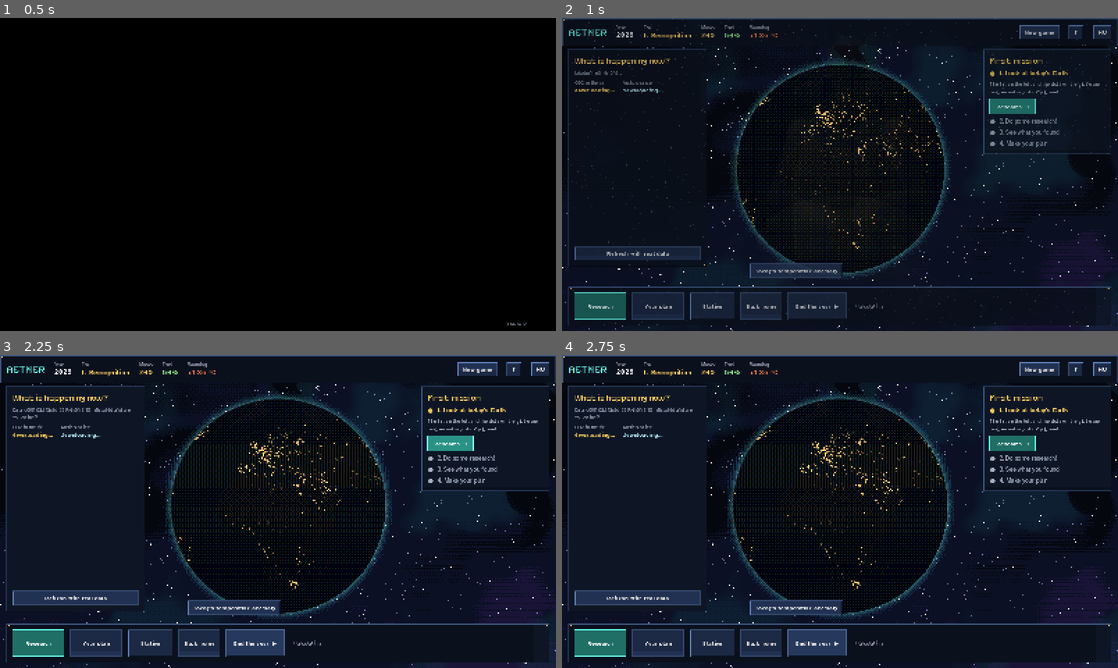
Above: before the commit, frames 1-4 (two rows, left to right).
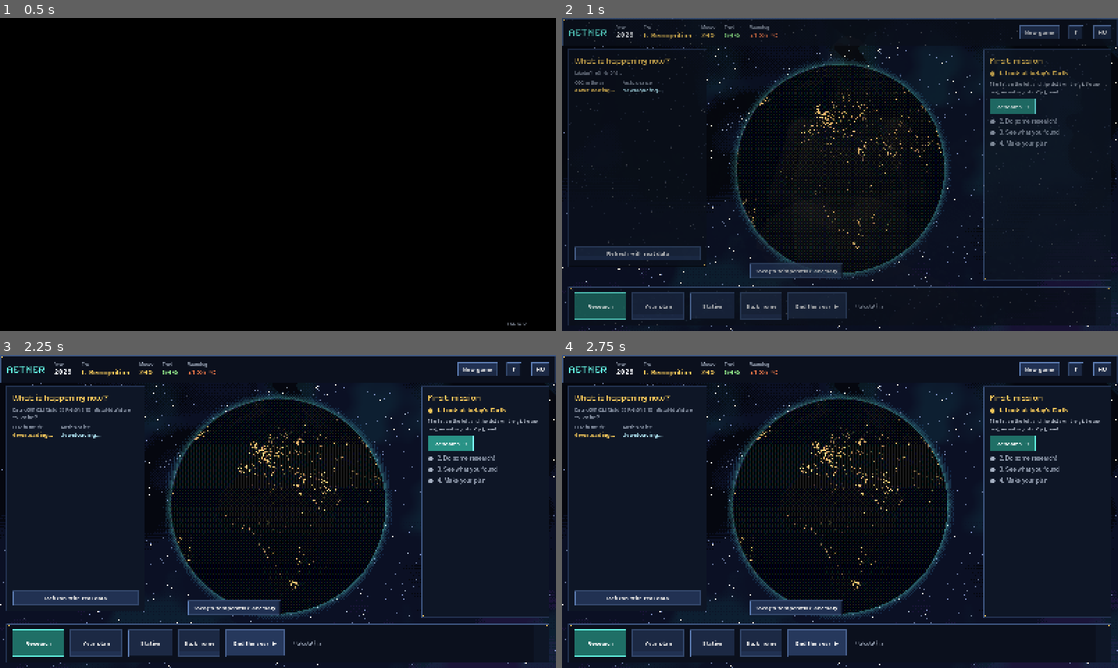
Above: after the commit, the same moments.

Repository: roadside/aether
Game: Godot game, scene res://scenes/main.tscn
Two runs of this game, one before a commit and one after it. Both use one fixed random seed, a clock stepped at 60 frames per second and the inputs below. Sound files missing from this copy of the repository are replaced by a short silence.
Inputs (mouse positions are in pixels of both pictures, inside the frame that each line leads up to):
- Up to frame 1 (0.5 s): no input
- Up to frame 2 (1 s): tap Enter at 0.5 s; drag from (840, 165) to (895, 105) at 0.52 s
- Up to frame 3 (2.25 s): click "Back home" at 1.25 s; click "End the year ▶" at 2 s
- Up to frame 4 (2.75 s): no input

Frame 1 is identical in both runs. In frame 2, 0.4% of the frame differs, in the area x 75-99%, y 25-84%; in frame 3, 0.4%; in frame 4, 0.4%.

Commit message:
Küldetések: 11 új, a játék állapotából számolt küldetés korszakonként (szénkeret, jég, Nálunk, metán, hőhullám, part, bizalom, vissza a csúcsról, napfény, átvett kutatás, nehezebb Föld); a lista korszak szerint nyílik és görgethető
Co-Authored-By: Claude Fable 5.2 <noreply@anthropic.com>
Claude-Session: https://claude.ai/code/session_01T6sPwaPiVjASr8DLyjC9bo

Diff:
--- a/AETHER_godot/scripts/campaign.gd
+++ b/AETHER_godot/scripts/campaign.gd
@@ -348,7 +348,7 @@
 		station[mod] = int(station[mod]) + 1
 		building = {}
 		note += " " + L.t("Elkészült: %s, %d. szint.") % [L.t(MODULES[mod]["nev"]), station[mod]]
-	history.append({"ev": year, "T": snappedf(measured_temp(year), 0.01)})
+	history.append({"ev": year, "T": snappedf(measured_temp(year), 0.01), "bizalom": trust})
 	save()
 	year_passed.emit(year, note)
 	check_era()
--- a/AETHER_godot/scripts/events.gd
+++ b/AETHER_godot/scripts/events.gd
@@ -102,6 +102,12 @@
 		for ev in events:
 			ids.append(ev["id"])
 		campaign.history[-1]["esemenyek"] = ids
+		var shields := {}       # a küldetésekhez: melyik eseményt mekkora védelemmel érte a játékos
+		for ev in events:
+			if ev.has("pajzs"):
+				shields[ev["id"]] = float(ev["pajzs"])
+		if not shields.is_empty():
+			campaign.history[-1]["pajzs"] = shields
 	if not events.is_empty():
 		campaign.save()
 		campaign.changed.emit()
--- a/AETHER_godot/scripts/i18n_2.gd
+++ b/AETHER_godot/scripts/i18n_2.gd
@@ -122,6 +122,40 @@
 	"Csak számokból áll": "Numbers only",
 	"Megosztom": "Share",
 	"Megosztva ✓": "Shared ✓",
+	"Nálunk →": "Back home →",
+	"Mennyi CO2 jut még?": "How much CO2 is left?",
+	"Kutasd ki, mennyi CO2-t bocsáthat még ki a világ 1,5 és 2 fokig.": "Research how much CO2 the world can still emit before 1.5 and 2 degrees.",
+	"A melegedés a kibocsátott CO2 teljes mennyiségétől függ: amit egyszer kiengedtünk, az ott marad.": "Warming depends on the total amount of CO2 emitted: what we release stays there.",
+	"Miért olvad a jég?": "Why is the ice melting?",
+	"Kutass ki egy témát a jégről vagy a tengerszintről.": "Research a topic on ice or sea level.",
+	"A jég lassan reagál: amit ma teszünk, az évszázadokig hat a tengerszintre.": "Ice reacts slowly: what we do today affects sea level for centuries.",
+	"Mit jelent ez nálunk?": "What does it mean here?",
+	"Nyisd meg a „Nálunk” ablakot: hány kánikulás nap lesz 2100-ban a terved szerint?": "Open “Back home”: how many hot days will there be in 2100 with your plan?",
+	"A globális fokok helyben napokban mérhetők: minden tized fok számít.": "Global degrees are counted in days locally: every tenth of a degree counts.",
+	"Gyors győzelem": "Quick win",
+	"Csökkentsd a metánt legalább 30%-kal 2030-ig.": "Cut methane by at least 30% by 2030.",
+	"A metán gyorsan hat: néhány évtized alatt lassítja a melegedést, de a CO2-t nem pótolja.": "Methane works fast: it slows warming within decades, but it does not replace cutting CO2.",
+	"Hőhullám a városban": "Heatwave in the city",
+	"Kutasd ki a városi fákat vagy a hőségriasztást, hogy a hőhullám kisebb kárt okozzon.": "Research city trees or heat warnings, so a heatwave does less damage.",
+	"A hőség ellen helyben is lehet védekezni, de a melegedést ez nem állítja meg.": "You can protect people from heat locally, but this does not stop warming.",
+	"Gát vagy mocsár?": "Dike or marsh?",
+	"Kutasd ki a gátakat és a parti vizes élőhelyeket, és védd meg a partot egy dagály idején.": "Research dikes and coastal wetlands, and protect the coast during a storm surge.",
+	"A gát gyorsan véd, de drága; a mocsár lassabban, de magától is nő a tengerrel. A legjobb a kettő együtt.": "A dike protects fast but is costly; a marsh is slower but grows with the sea. Best is both together.",
+	"Ki fizeti?": "Who pays?",
+	"Vezess be egy tervet úgy, hogy közben a bizalom ne essen 40% alá öt évig.": "Adopt a plan while keeping trust above 40% for five years.",
+	"A gyors változáshoz az emberek bizalma kell, és azt ellenőrzött tudással lehet megszerezni.": "Fast change needs people's trust, and you earn it with checked knowledge.",
+	"Vissza a csúcsról": "Back from the peak",
+	"Érd el, hogy 2100-ra a hőmérséklet alacsonyabb legyen, mint a csúcson volt.": "Make 2100 cooler than the peak.",
+	"A hőmérséklet akkor csökken, ha a metánt is visszafogjuk, és több CO2-t vonunk ki, mint amennyit kibocsátunk.": "The temperature falls when we also cut methane and remove more CO2 than we emit.",
+	"A kockázatos ötlet": "The risky idea",
+	"Kutasd ki, mit tudunk a napfény visszaveréséről, és miért nem lehet bevezetni a játékban.": "Research what we know about reflecting sunlight, and why it cannot be adopted in the game.",
+	"Elfedheti a melegedést, de ha abbahagyják, a hő hirtelen visszatér: a CO2 csökkentését nem pótolja.": "It can hide warming, but if it stops, the heat returns suddenly: it does not replace cutting CO2.",
+	"Ellenőrizd egy társad kutatását": "Check a friend's research",
+	"Vegyél át egy megosztott kutatást, és nézd meg, igazolódnak-e a számai.": "Import a shared study and see whether its numbers hold up.",
+	"A tudományban az számít, amit más is meg tud ismételni.": "In science, what counts is what others can repeat.",
+	"Nehezebb Föld": "A harder Earth",
+	"Tartsd 2100-ra 2 °C alatt egy érzékenyebb Földön. Hogy milyen a Földed, a játék végén derül ki.": "Keep 2100 below 2 °C on a more sensitive Earth. You find out what your Earth was like at the end of the game.",
+	"Nem tudjuk pontosan, mennyire érzékeny a Föld: ezért érdemes biztonsággal tervezni.": "We do not know exactly how sensitive the Earth is: that is why it is worth planning with a safety margin.",
 	"Beceneved (nem kötelező)": "Your nickname (optional)",
 	"Fájl készítése": "Make the file",
 	"Kész. Küldd el ezt a fájlt a barátodnak: ő a „Kutatás átvétele” gombbal olvassa be.": "Done. Send this file to your friend: they load it with the “Import research” button.",
--- a/AETHER_godot/scripts/main.gd
+++ b/AETHER_godot/scripts/main.gd
@@ -65,6 +65,7 @@
 var _world_note: Label
 var _refresh_btn: Button
 var _mission_box: VBoxContainer
+var _mission_scroll: ScrollContainer
 var _stats: Dictionary = {}   # név -> érték-címke
 var _info: Label
 var _info_link: LinkButton
@@ -124,6 +125,7 @@
 	campaign.load_game()
 	campaign.year_passed.connect(_on_year_passed)
 	campaign.changed.connect(_update_stats)
+	campaign.changed.connect(_journey_tick)
 	campaign.game_over.connect(_on_game_over)
 	campaign.era_reached.connect(_on_era_reached)
 
@@ -153,7 +155,7 @@
 	_plan.model_ready.connect(_on_model)
 	if bool(L.get_setting("bevezeto_kesz", false)):
 		mission_step = MISSION.size()
-		mission_idx = Missions.first_open()
+		mission_idx = Missions.first_open(campaign)
 		_plan.set_mission(Missions.LIST[mission_idx])
 		_render_mission()
 
@@ -469,7 +471,11 @@
 	_mission_title = UI.heading(L.t("Első küldetés"), 24)
 	v.add_child(_mission_title)
 	_mission_box = UI.vbox(8)
-	v.add_child(_mission_box)
+	_mission_box.size_flags_horizontal = Control.SIZE_EXPAND_FILL
+	_mission_scroll = ScrollContainer.new()     # sok küldetésnél a lista görgethető, nem lóg ki
+	_mission_scroll.horizontal_scroll_mode = ScrollContainer.SCROLL_MODE_DISABLED
+	_mission_scroll.add_child(_mission_box)
+	v.add_child(_mission_scroll)
 	_render_mission()
 
 
@@ -750,6 +756,7 @@
 
 
 func _open_nalunk() -> void:
+	L.set_setting("nalunk_latta", true)
 	var n = NalunkPanel.new()
 	n.bridge = bridge
 	n.campaign = campaign
@@ -771,8 +778,17 @@
 # ---------------------------------------------------------------------------
 # Küldetés
 # ---------------------------------------------------------------------------
+func _fit_missions() -> void:
+	if _mission_scroll == null:
+		return
+	for i in 2:      # a tördelt feliratok magassága csak elrendezés után ismert
+		_mission_scroll.custom_minimum_size.y = minf(590.0, _mission_box.get_combined_minimum_size().y)
+		await get_tree().process_frame
+
+
 func _render_mission() -> void:
 	UI.clear(_mission_box)
+	_fit_missions.call_deferred()
 	if mission_step >= MISSION.size():
 		_render_missions()
 		return
@@ -797,10 +813,14 @@
 func _render_missions() -> void:
 	_mission_title.text = L.t("Küldetések")
 	_render_daily()
+	for m2 in Missions.check_journey(campaign):     # az út küldetései: a játék állapotából
+		_toast("%s  %s" % [Missions.star_text(Missions.stars_of(m2["id"]), Missions.max_stars(m2)), L.t(m2["cim"])], UI.GOLD)
 	for i in Missions.LIST.size():
 		var m: Dictionary = Missions.LIST[i]
+		if not Missions.shown(m, campaign):
+			continue
 		var st := Missions.stars_of(m["id"])
-		var of := 1 if m["id"] == "alkalmazkodas" else 3
+		var of := Missions.max_stars(m)
 		var current := i == mission_idx
 		var b := Button.new()
 		b.flat = true
@@ -814,6 +834,19 @@
 		_mission_box.add_child(b)
 		if current:
 			_mission_box.add_child(UI.label(L.t(m["cel"]), 15, UI.TEXT))
+			if m.get("ut", false):
+				if st > 0:
+					_mission_box.add_child(UI.label(L.t(m["tanulsag"]), 15, UI.CYAN))
+				if st < of and not m.get("vegig", false):
+					var jump := str(m.get("ugras", "terv"))
+					if jump == "nalunk":
+						_mission_box.add_child(_go_button(L.t("Nálunk →"), _open_nalunk))
+					elif jump == "terv":
+						_mission_box.add_child(_go_button(L.t("A terved →"), _open_plan))
+					else:
+						var nid := Missions.next_topic(m, campaign)
+						_mission_box.add_child(_go_button(L.t("Kutatás →"), _open_research.bind(Knowledge.topic(nid)) if nid != "" else _open_research))
+				continue
 			if _mission_note != "":
 				_mission_box.add_child(UI.label(_mission_note, 15, UI.CYAN))
 			# az aszálytűrő kukoricához előbb kutatni kell; a többi küldetés a tervben dől el
@@ -874,6 +907,16 @@
 	tw.tween_property(c, "modulate", Color.WHITE, 0.7).set_trans(Tween.TRANS_SINE)
 
 
+## Ha a játék állapota szerint egy út-küldetésen új csillag járna, frissül a lista.
+func _journey_tick() -> void:
+	if mission_step < MISSION.size():
+		return
+	for m in Missions.LIST:
+		if m.get("ut", false) and not m.get("vegig", false) and Missions.journey_stars(m, campaign) > Missions.stars_of(m["id"]):
+			_render_mission()
+			return
+
+
 func _select_mission(i: int) -> void:
 	mission_idx = i
 	_mission_note = ""
@@ -891,7 +934,7 @@
 func _start_missions() -> void:
 	L.set_setting("bevezeto_kesz", true)
 	_mission_note = L.t("Első küldetés kész! Jöhet a következő.")
-	mission_idx = Missions.first_open()
+	mission_idx = Missions.first_open(campaign)
 	_plan.set_mission(Missions.LIST[mission_idx])
 	_render_mission()
 
@@ -1056,6 +1099,8 @@
 	if _dim != null:
 		_dim.queue_free()
 		_dim = null
+	if campaign != null and _mission_box != null:
+		_journey_tick()   # a „Nálunk” megnyitása vagy egy átvett kutatás is csillagot érhet
 
 
 ## A megnyitott ablak mögött elsötétített háttér: így az ablak jól kiemelkedik.
@@ -1290,7 +1335,7 @@
 		_mission_note = str(ev["szoveg"])
 		if int(ev["csillag"]) > 0:
 			Missions.save_stars(m["id"], int(ev["csillag"]))
-			_toast("%s  %s" % [Missions.star_text(int(ev["csillag"]), 1 if m["id"] == "alkalmazkodas" else 3), L.t(m["cim"])], UI.GOLD)
+			_toast("%s  %s" % [Missions.star_text(int(ev["csillag"]), Missions.max_stars(m)), L.t(m["cim"])], UI.GOLD)
 			_mission_note += "\n" + L.t(m["tanulsag"])
 		_render_mission()
 	elif mission_step < MISSION.size():
@@ -1457,6 +1502,7 @@
 		return
 	k = {"T2100": campaign.real_t2100(), "csucs": campaign.real_peak()}   # ami ezen a Földön tényleg történt
 	_last_result = campaign.record_result()
+	Missions.finale_check(campaign)
 	_show_info(L.t("2100: vége a játéknak. A Föld +%s °C-kal melegebb, a csúcs +%s °C volt. „Új játék”: próbáld meg jobban!") % [
 		UI.hu(float(k["T2100"]), 1), UI.hu(float(k["csucs"]), 1)], "")
 	_close_overlay()
@@ -1560,7 +1606,7 @@
 	var all := 0
 	for m in Missions.LIST:
 		got += Missions.stars_of(m["id"])
-		all += 1 if m["id"] == "alkalmazkodas" else 3
+		all += Missions.max_stars(m)
 	v.add_child(UI.label(L.t("Küldetések: %s  (%d/%d csillag)") % [Missions.star_text(got, all), got, all], 18, UI.GOLD, true))
 	var brow := UI.hbox(12)
 	brow.add_child(again)
@@ -1613,7 +1659,7 @@
 	campaign.new_game(_next_seed)
 	_next_seed = -1
 	# a küldetések is elölről: csillagok törölve, az első küldetés az aktuális
-	L.set_setting("kuldetesek", {})
+	Missions.reset_stars()
 	mission_idx = 0
 	_mission_note = ""
 	if mission_step >= MISSION.size():
--- a/AETHER_godot/scripts/missions.gd
+++ b/AETHER_godot/scripts/missions.gd
@@ -6,11 +6,12 @@
 
 const L := preload("res://scripts/i18n.gd")
 const UI := preload("res://scripts/ui.gd")
+const Knowledge := preload("res://scripts/knowledge.gd")
 
 ## csillag: [[mutató, határ], ...] – a mutató (T2100 / csucs) legyen a határ alatt.
 ## co2_ev: ebben a küldetésben rögzített év, amikorra nullára csökken a CO2-kibocsátás.
 const LIST := [
-	{"id": "alkalmazkodas", "cim": "Megmenti-e a Földet a szárazságtűrő növény?",
+	{"id": "alkalmazkodas", "max": 1, "cim": "Megmenti-e a Földet a szárazságtűrő növény?",
 	 "cel": "Kutasd ki az aszálytűrő kukoricát, tedd a tervedbe, és futtasd a modellt.",
 	 "tanulsag": "Az alkalmazkodás véd, de nem hűt: a termés javul, a hőmérséklet nem változik."},
 	{"id": "hutes", "cim": "Mi hűti a bolygót?",
@@ -19,14 +20,61 @@
 	 "tanulsag": "A legtöbbet az számít, mikorra lesz nulla a CO2-kibocsátás."},
 	{"id": "keso", "cim": "Késői kezdés",
 	 "cel": "A CO2 csak 2070-re lesz nulla. Tartsd a csúcsot 1,6 °C alatt.",
-	 "co2_ev": 2070,
+	 "co2_ev": 2070, "korszak": 2,
 	 "csillag": [["csucs", 1.6], ["T2100", 1.55], ["T2100", 1.5]],
 	 "tanulsag": "A metán és a CO2-kivonás segít, de csak részben pótolja az elvesztegetett éveket."},
 	{"id": "masfel", "cim": "Másfél fok",
 	 "cel": "A CO2 2060-ra lesz nulla. Vidd 2100-ra 1,45 °C alá. Lehet, hogy nem sikerül!",
-	 "co2_ev": 2060,
+	 "co2_ev": 2060, "korszak": 3,
 	 "csillag": [["T2100", 1.45], ["T2100", 1.4], ["T2100", 1.35]],
 	 "tanulsag": "Minél később kezdünk, annál több CO2-t kell kivonni, és ennek a kutatás szab határt."},
+	# --- az út küldetései: a játék saját állapotából számolva (kutatott témák, terv, krónika) ---
+	{"id": "szenkeret", "ut": true, "korszak": 1, "ugras": "kutatas", "temak": ["tcre"],
+	 "cim": "Mennyi CO2 jut még?",
+	 "cel": "Kutasd ki, mennyi CO2-t bocsáthat még ki a világ 1,5 és 2 fokig.",
+	 "tanulsag": "A melegedés a kibocsátott CO2 teljes mennyiségétől függ: amit egyszer kiengedtünk, az ott marad."},
+	{"id": "jeg", "ut": true, "korszak": 1, "ugras": "kutatas",
+	 "temak": ["gronland", "antarktisz", "gleccser", "tengerszint", "permafroszt"],
+	 "cim": "Miért olvad a jég?",
+	 "cel": "Kutass ki egy témát a jégről vagy a tengerszintről.",
+	 "tanulsag": "A jég lassan reagál: amit ma teszünk, az évszázadokig hat a tengerszintre."},
+	{"id": "nalunk", "ut": true, "korszak": 1, "ugras": "nalunk",
+	 "cim": "Mit jelent ez nálunk?",
+	 "cel": "Nyisd meg a „Nálunk” ablakot: hány kánikulás nap lesz 2100-ban a terved szerint?",
+	 "tanulsag": "A globális fokok helyben napokban mérhetők: minden tized fok számít."},
+	{"id": "metan", "ut": true, "korszak": 2, "ugras": "terv",
+	 "cim": "Gyors győzelem",
+	 "cel": "Csökkentsd a metánt legalább 30%-kal 2030-ig.",
+	 "tanulsag": "A metán gyorsan hat: néhány évtized alatt lassítja a melegedést, de a CO2-t nem pótolja."},
+	{"id": "hoseg", "ut": true, "korszak": 2, "ugras": "kutatas", "temak": ["varosi_fak", "hoseg_riasztas"],
+	 "cim": "Hőhullám a városban",
+	 "cel": "Kutasd ki a városi fákat vagy a hőségriasztást, hogy a hőhullám kisebb kárt okozzon.",
+	 "tanulsag": "A hőség ellen helyben is lehet védekezni, de a melegedést ez nem állítja meg."},
+	{"id": "part", "ut": true, "korszak": 3, "ugras": "kutatas", "temak": ["gatak", "vizes_part"],
+	 "cim": "Gát vagy mocsár?",
+	 "cel": "Kutasd ki a gátakat és a parti vizes élőhelyeket, és védd meg a partot egy dagály idején.",
+	 "tanulsag": "A gát gyorsan véd, de drága; a mocsár lassabban, de magától is nő a tengerrel. A legjobb a kettő együtt."},
+	{"id": "penz", "ut": true, "korszak": 3, "ugras": "terv",
+	 "cim": "Ki fizeti?",
+	 "cel": "Vezess be egy tervet úgy, hogy közben a bizalom ne essen 40% alá öt évig.",
+	 "tanulsag": "A gyors változáshoz az emberek bizalma kell, és azt ellenőrzött tudással lehet megszerezni."},
+	{"id": "csucsrol", "ut": true, "korszak": 4, "ugras": "terv",
+	 "cim": "Vissza a csúcsról",
+	 "cel": "Érd el, hogy 2100-ra a hőmérséklet alacsonyabb legyen, mint a csúcson volt.",
+	 "tanulsag": "A hőmérséklet akkor csökken, ha a metánt is visszafogjuk, és több CO2-t vonunk ki, mint amennyit kibocsátunk."},
+	{"id": "napfeny", "ut": true, "korszak": 4, "ugras": "kutatas", "max": 1,
+	 "temak": ["napernyo", "felho_fenyesites", "cirrus", "urbeli_arnyekolo"],
+	 "cim": "A kockázatos ötlet",
+	 "cel": "Kutasd ki, mit tudunk a napfény visszaveréséről, és miért nem lehet bevezetni a játékban.",
+	 "tanulsag": "Elfedheti a melegedést, de ha abbahagyják, a hő hirtelen visszatér: a CO2 csökkentését nem pótolja."},
+	{"id": "atvetel", "ut": true, "korszak": 2, "ugras": "kutatas", "max": 1, "orok": true,
+	 "cim": "Ellenőrizd egy társad kutatását",
+	 "cel": "Vegyél át egy megosztott kutatást, és nézd meg, igazolódnak-e a számai.",
+	 "tanulsag": "A tudományban az számít, amit más is meg tud ismételni."},
+	{"id": "nehez", "ut": true, "korszak": 1, "vegig": true, "orok": true,
+	 "cim": "Nehezebb Föld",
+	 "cel": "Tartsd 2100-ra 2 °C alatt egy érzékenyebb Földön. Hogy milyen a Földed, a játék végén derül ki.",
+	 "tanulsag": "Nem tudjuk pontosan, mennyire érzékeny a Föld: ezért érdemes biztonsággal tervezni."},
 ]
 
 const NAMES := {"T2100": "2100-ban", "csucs": "a csúcs"}
@@ -50,19 +98,161 @@
 		L.set_setting("kuldetesek", d)
 
 
-static func first_open() -> int:
+static func max_stars(m: Dictionary) -> int:
+	return int(m.get("max", 3))
+
+
+## Látszik-e a listában: a korszaka már megnyílt (vagy van rajta csillag). A „Nehezebb Föld”
+## az első végigjátszott Föld után jelenik meg.
+static func shown(m: Dictionary, campaign) -> bool:
+	if stars_of(m["id"]) > 0 or campaign == null:
+		return true
+	if m.get("vegig", false):
+		return int(campaign.games_played) > 0 or not campaign.results().is_empty()
+	return int(campaign.era) >= int(m.get("korszak", 1))
+
+
+static func first_open(campaign = null) -> int:
 	for i in LIST.size():
-		if stars_of(LIST[i]["id"]) == 0:
+		if stars_of(LIST[i]["id"]) == 0 and shown(LIST[i], campaign) and not LIST[i].get("vegig", false):
 			return i
 	return 0
 
 
+## Új játék: a csillagok elölről, kivéve a játékokon átívelő küldetéseket.
+static func reset_stars() -> void:
+	var keep := {}
+	for m in LIST:
+		if m.get("orok", false) and stars_of(m["id"]) > 0:
+			keep[m["id"]] = stars_of(m["id"])
+	L.set_setting("kuldetesek", keep)
+	L.set_setting("nalunk_latta", false)
+	L.set_setting("nalunk_kulonbseg", 0.0)
+
+
+static func _count(ids: Array, done: Array) -> int:
+	var n := 0
+	for id in ids:
+		if done.has(id):
+			n += 1
+	return n
+
+
+## A legjobb pajzs, amivel a krónika szerint egy ilyen esemény érte a játékost (−1: nem volt).
+static func _best_shield(campaign, event_id: String) -> float:
+	var best := -1.0
+	for h in campaign.history:
+		var p: Variant = h.get("pajzs", {})
+		if typeof(p) == TYPE_DICTIONARY and p.has(event_id):
+			best = maxf(best, float(p[event_id]))
+	return best
+
+
+## Volt-e a terv bevezetése óta öt egymást követő év, amikor a bizalom végig elérte a határt.
+static func _trust_streak(campaign, limit: int) -> bool:
+	if campaign.timeline.is_empty():
+		return false
+	var from := int(campaign.timeline[0]["ev"])
+	var run := 0
+	for h in campaign.history:
+		if int(h.get("ev", 0)) >= from and int(h.get("bizalom", -1)) >= limit:
+			run += 1
+			if run >= 5:
+				return true
+		else:
+			run = 0
+	return false
+
+
+## Az út küldetéseinek csillagai a játék mostani állapotából (0–3). Nem az AI dönti el.
+static func journey_stars(m: Dictionary, campaign) -> int:
+	var done: Array = campaign.done
+	var n := _count(m.get("temak", []), done)
+	var plan: Dictionary = {} if campaign.timeline.is_empty() else campaign.timeline[-1]["terv"]
+	match str(m["id"]):
+		"szenkeret":
+			if not done.has("tcre"):
+				return 0
+			if Knowledge.count_done(done, 1) < 2:
+				return 1
+			return 3 if int(campaign.stars.get("tcre", 0)) >= 2 else 2
+		"jeg":
+			return mini(3, n)
+		"nalunk":
+			if not bool(L.get_setting("nalunk_latta", false)):
+				return 0
+			if plan.is_empty():
+				return 1
+			return 3 if float(L.get_setting("nalunk_kulonbseg", 0.0)) >= 10.0 else 2
+		"metan":
+			var p := float(plan.get("metan_csokkentes_pct", 0.0))
+			return 3 if p >= 45.0 else (2 if p >= 40.0 else (1 if p >= 30.0 else 0))
+		"hoseg":
+			if n < 2:
+				return n
+			return 3 if _best_shield(campaign, "hoseg") > 0.0 else 2
+		"part":
+			if n < 2:
+				return n
+			return 3 if _best_shield(campaign, "dagaly") >= 0.5 else 2
+		"penz":
+			if plan.is_empty():
+				return 0
+			if not _trust_streak(campaign, 40):
+				return 1
+			return 3 if _trust_streak(campaign, 60) else 2
+		"csucsrol":
+			if plan.is_empty() or not campaign.model.has("osszegzes"):
+				return 0
+			var k: Dictionary = campaign.model["osszegzes"]["kozep"]
+			var d := float(k.get("csucs", 0.0)) - float(k.get("T2100", 0.0))
+			return 3 if d >= 0.3 else (2 if d >= 0.2 else (1 if d >= 0.1 else 0))
+		"napfeny":
+			return 1 if n > 0 else 0
+		"atvetel":
+			return 1 if int(L.get_setting("atvett_kutatas", 0)) > 0 else 0
+	return stars_of(m["id"])
+
+
+## A játék végén: az érzékenyebb Föld küldetése (a rejtett érzékenység csak ekkor derül ki).
+static func finale_check(campaign) -> void:
+	if float(campaign.sens) <= 0.33:
+		return
+	var t := float(campaign.real_t2100())
+	save_stars("nehez", 3 if t < 1.6 else (2 if t < 1.8 else (1 if t < 2.0 else 0)))
+
+
+## Végignézi az út küldetéseit; visszaadja azokat, amelyeken most lett több csillag.
+static func check_journey(campaign) -> Array:
+	var out: Array = []
+	if campaign == null:
+		return out
+	for m in LIST:
+		if not m.get("ut", false) or m.get("vegig", false):
+			continue
+		var n := journey_stars(m, campaign)
+		if n > stars_of(m["id"]):
+			save_stars(m["id"], n)
+			out.append(m)
+	return out
+
+
+## Az út küldetésénél a következő kikutatandó téma azonosítója (vagy üres).
+static func next_topic(m: Dictionary, campaign) -> String:
+	for id in m.get("temak", []):
+		if not campaign.done.has(id):
+			return str(id)
+	return ""
+
+
 static func star_text(n: int, of: int = 3) -> String:
 	return "★".repeat(n) + "☆".repeat(maxi(0, of - n))
 
 
 ## Értékelés a modell eredménye alapján: {"csillag": n, "szoveg": rövid visszajelzés}.
 static func evaluate(m: Dictionary, res: Dictionary) -> Dictionary:
+	if m.get("ut", false):      # az út küldetéseit nem a próbafuttatás, hanem a játék állapota dönti el
+		return {"csillag": 0, "szoveg": ""}
 	var k: Dictionary = res["osszegzes"]["kozep"]
 	var plan: Dictionary = res.get("_terv", {})
 	if m["id"] == "alkalmazkodas":
--- a/AETHER_godot/scripts/nalunk_panel.gd
+++ b/AETHER_godot/scripts/nalunk_panel.gd
@@ -150,6 +150,12 @@
 	var row := UI.hbox(18)
 	_big(row, "%d–%d" % [int(regi["idoszak"][0]), int(regi["idoszak"][1])], L.t("%s nap") % UI.hu(float(regi["napok"]), 0), L.t("mért"), UI.SOFT)
 	_big(row, "%d–%d" % [int(mai["idoszak"][0]), int(mai["idoszak"][1])], L.t("%s nap") % UI.hu(float(mai["napok"]), 0), L.t("mért"), UI.GOLD)
+	# küldetés („Mit jelent ez nálunk?”): hány nappal kevesebb 2100-ban a terv szerint, mint terv nélkül
+	if campaign != null and not campaign.timeline.is_empty() and campaign.model.has("alapeset_osszegzes"):
+		var base_row := row_for(r, float(campaign.model["alapeset_osszegzes"]["kozep"].get("T2100", NAN)))
+		var plan_row := row_for(r, _temp_at(2100))
+		if not base_row.is_empty() and not plan_row.is_empty():
+			L.set_setting("nalunk_kulonbseg", float(base_row["napok"]) - float(plan_row["napok"]))
 	var future: Array = []
 	var vmax := 10.0
 	for e in r["evek"]:
--- a/AETHER_godot/scripts/research_flow.gd
+++ b/AETHER_godot/scripts/research_flow.gd
@@ -1094,6 +1094,8 @@
 		if typeof(saved) == TYPE_DICTIONARY and saved.has("archivum"):
 			saved["archivum"]["azonosito"] = _import_signer
 			Bridge.write_json(str(r["fajl"]), saved)
+	if int(r.get("ellenorizve", 0)) > 0:     # küldetés: egy társ kutatásának újraellenőrzése
+		L.set_setting("atvett_kutatas", int(L.get_setting("atvett_kutatas", 0)) + 1)
 	var msg := L.t("%d számot megtaláltam a cikkekben.") % int(r.get("ellenorizve", 0))
 	if int(r.get("kiesett", 0)) > 0:
 		msg += " " + L.t("%d nem igazolódott, az kimaradt.") % int(r["kiesett"])
